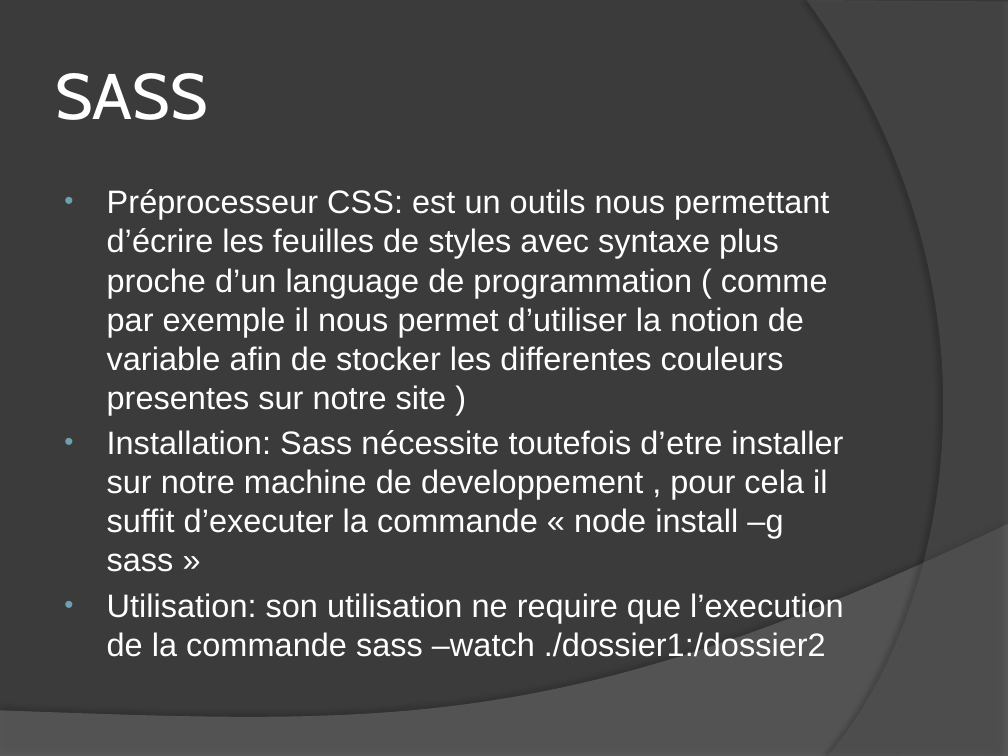
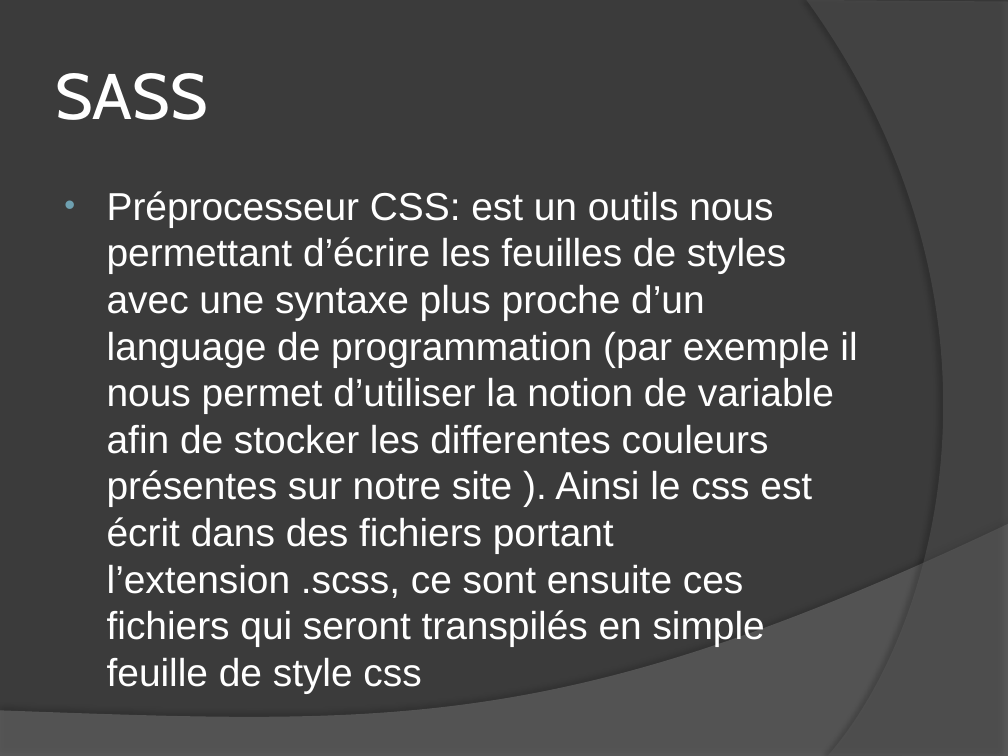
Before and after one commit to Mahamadou828/projet-op-3, a slide deck: slide 4 of Ohmyfood.pptx. Drawn at 1008x756 pixels with LibreOffice and Linux fonts; fonts in the diff are those of the drawing. Boxes give left, top, right and bottom in pixels: in the first picture for what was removed or moved away, otherwise in the second. Text is boxed around its words. In the diff, an @@ line names an element or a change of style, - is before the commit and + after.

```diff
--- a/Ohmyfood.pptx
+++ b/Ohmyfood.pptx
@@ text at (107, 191, 857, 693): text changed; size 23.2 to 27.8 pt @@
-• Préprocesseur CSS: est un outils nous permettant d’écrire les feuilles de styles avec syntaxe plus proche d’un language de programmation ( comme par exemple il nous permet d’utiliser la notion de variable afin de stocker les differentes couleurs presentes sur notre site )
-• Installation: Sass nécessite toutefois d’etre installer sur notre machine de developpement , pour cela il suffit d’executer la commande « node install –g sass »
-• Utilisation: son utilisation ne require que l’execution de la commande sass –watch ./dossier1:/dossier2
+• Préprocesseur CSS: est un outils nous permettant d’écrire les feuilles de styles avec une syntaxe plus proche d’un language de programmation (par exemple il nous permet d’utiliser la notion de variable afin de stocker les differentes couleurs présentes sur notre site ). Ainsi le css est écrit dans des fichiers portant l’extension .scss, ce sont ensuite ces fichiers qui seront transpilés en simple feuille de style css
```
Also in this commit, not shown: 6 other slides changed, 13 other files.
